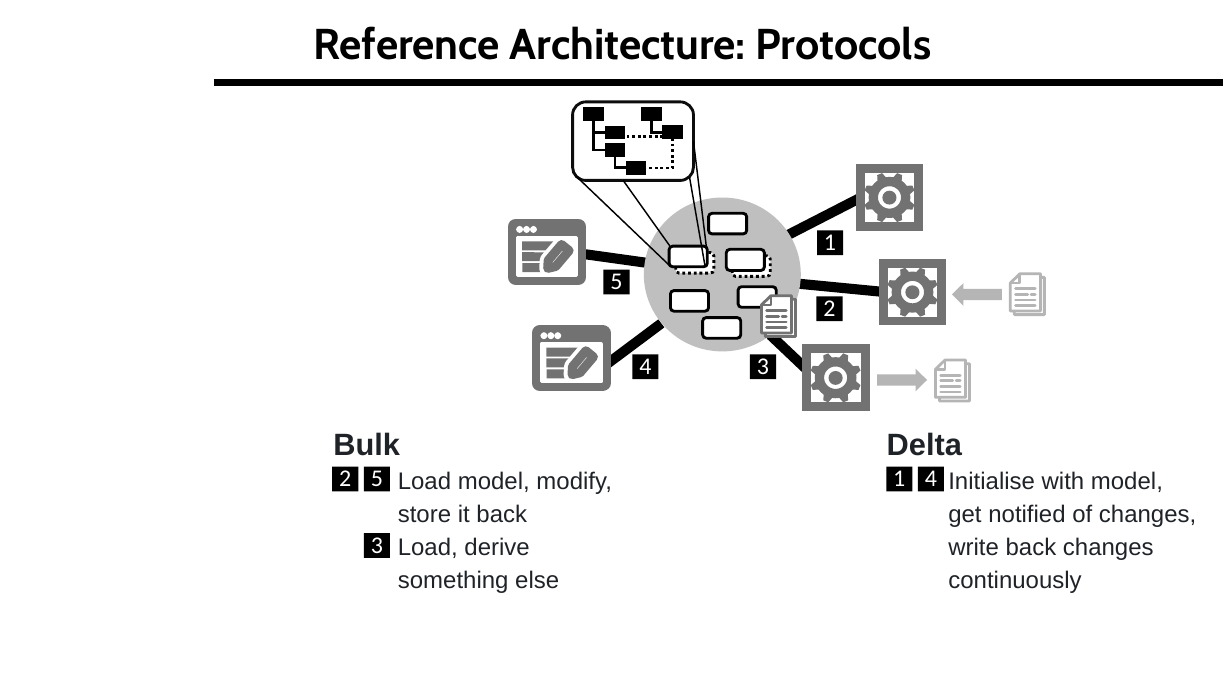
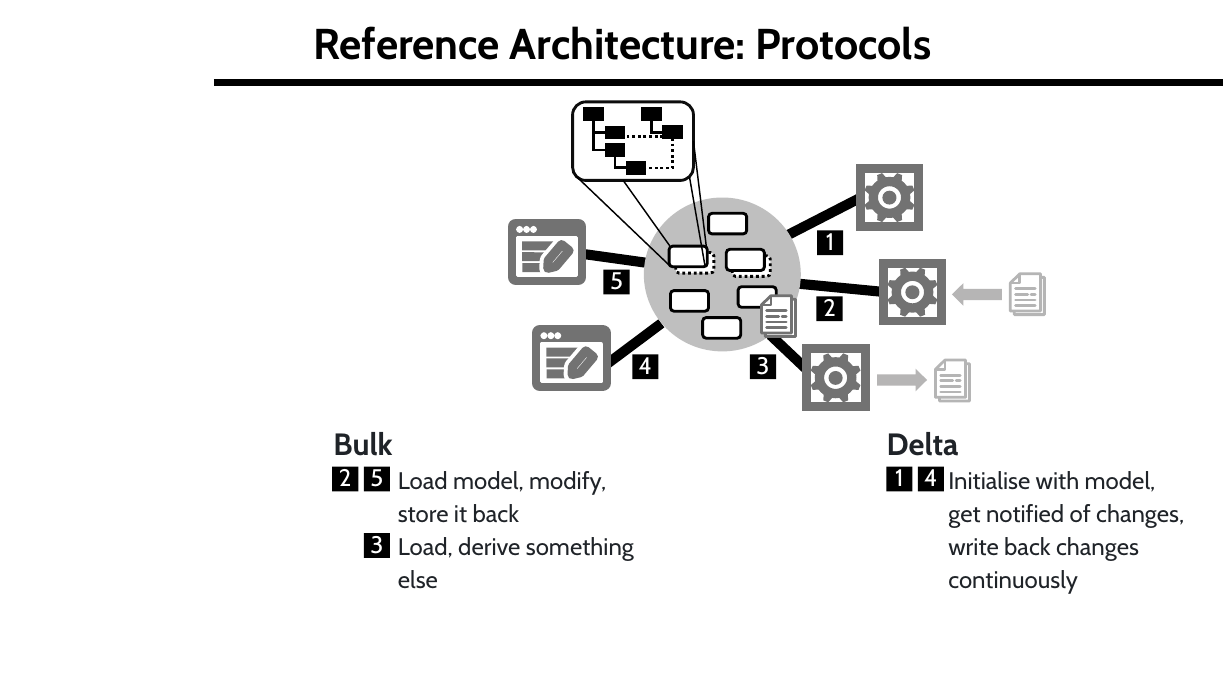
Before and after one commit to LionWeb-io/specification, a slide deck: slide 10 of resources/LangDev Talk.pptx. Drawn at 1232x693 pixels with LibreOffice and Linux fonts; fonts in the diff are those of the drawing; background and template pictures are left out. Boxes give left, top, right and bottom in pixels: in the first picture for what was removed or moved away, otherwise in the second. Text is boxed around its words. In the diff, an @@ line names an element or a change of style, - is before the commit and + after.

```diff
--- a/resources/LangDev Talk.pptx
+++ b/resources/LangDev Talk.pptx
@@ text "Bulk" at (333,432,634,589): font Arial to Cabin @@
@@ text "Delta" at (887,432,1184,594): font Arial to Cabin @@
@@ font Calibri to Cabin in 9 elements at (817,230,843,255), (817,297,843,322), (750,355,776,379), (632,355,658,379), (604,270,630,294), (886,467,912,492), (333,467,359,492), (363,533,389,558), (363,467,389,492) @@
```
Also in this commit, not shown: 9 other slides changed.
